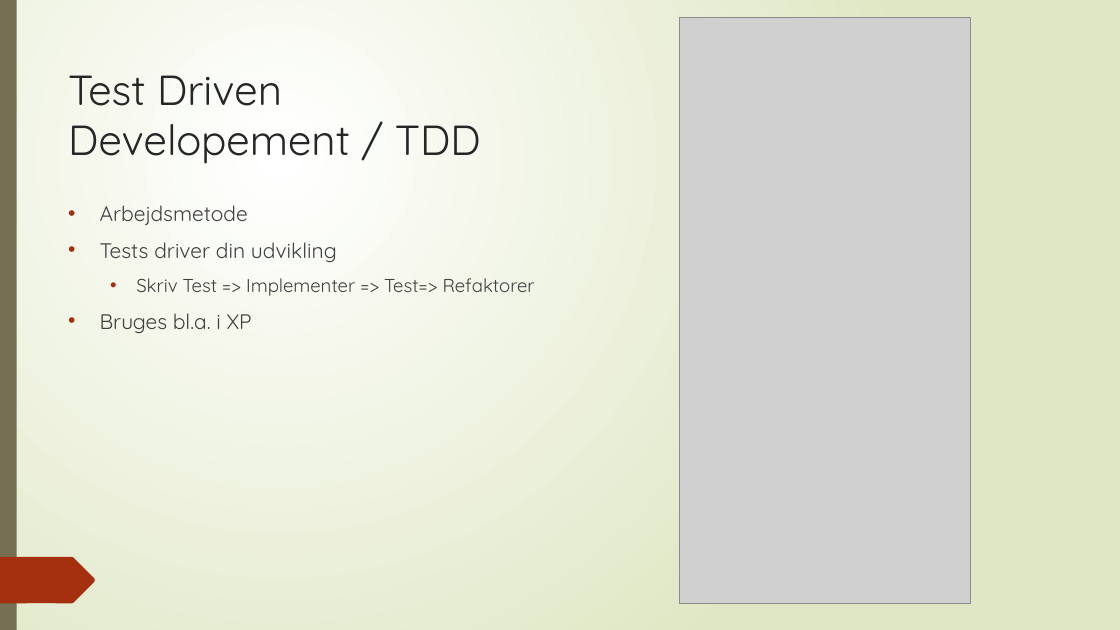
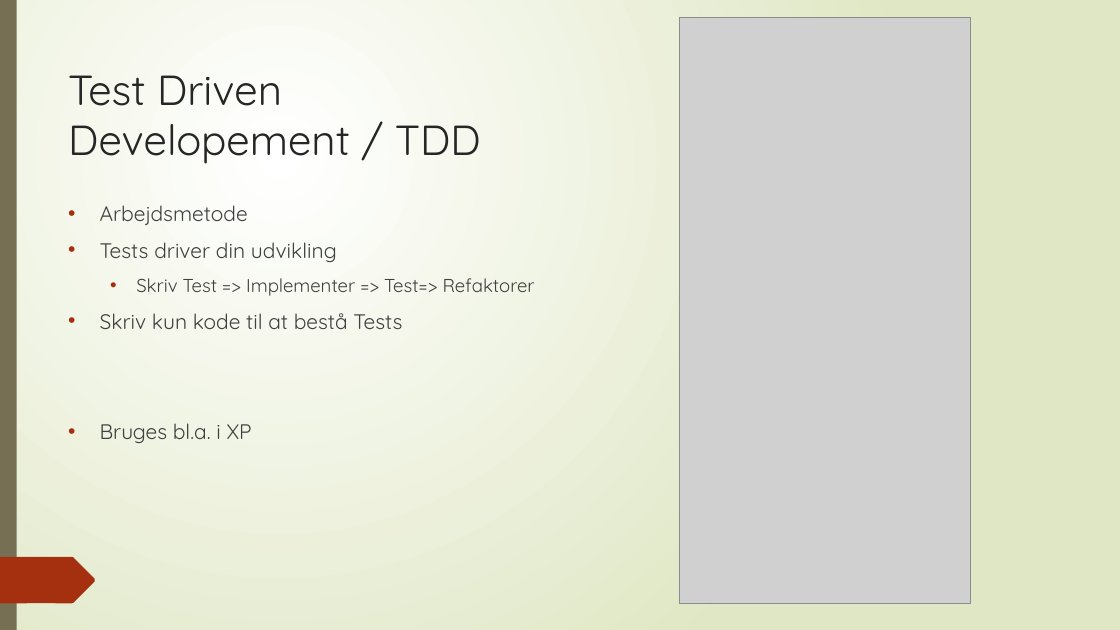
Before and after one commit to andr4376/ProgramEzamn, a slide deck: slide 11 of test og kvalitetssikring/TestOgKvalitetssikringEksamen.pptx (slide 6 before the commit). Drawn at 1120x630 pixels with LibreOffice and Linux fonts; fonts in the diff are those of the drawing; grey boxes stand for pictures. Boxes give left, top, right and bottom in pixels: in the first picture for what was removed or moved away, otherwise in the second. Text is boxed around its words. In the diff, an @@ line names an element or a change of style, - is before the commit and + after.

Commit message:
test slides

```diff
--- a/test og kvalitetssikring/TestOgKvalitetssikringEksamen.pptx
+++ b/test og kvalitetssikring/TestOgKvalitetssikringEksamen.pptx
@@ text at (100, 313, 402, 329): paragraph added @@
+• Skriv kun kode til at bestå Tests
```
Also in this commit, not shown: 6 slides added, 1 slide removed, 12 other files.
